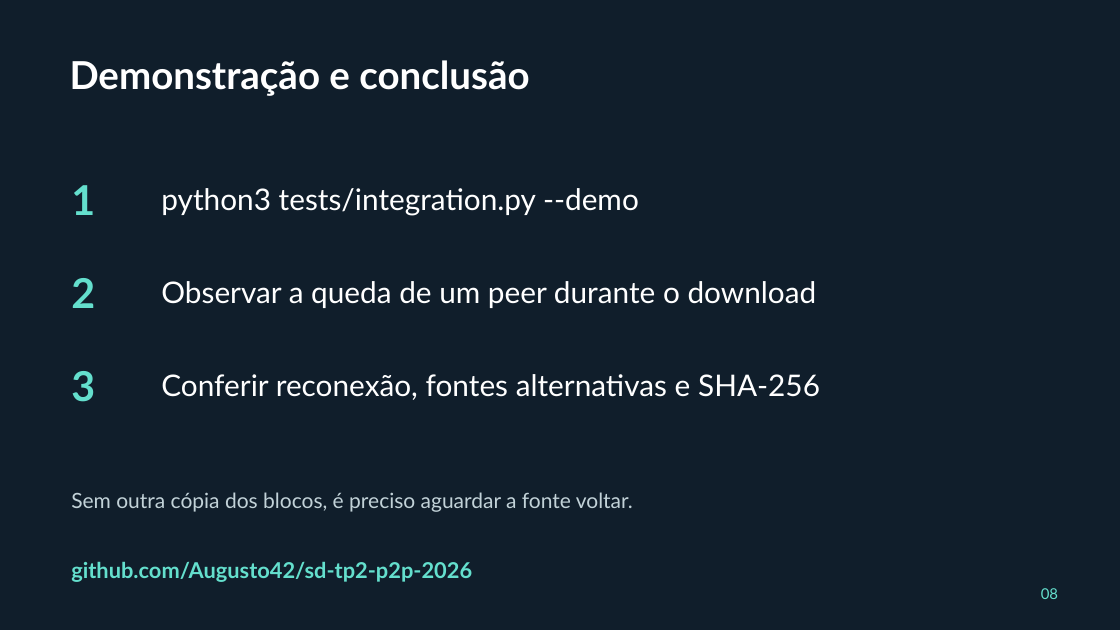
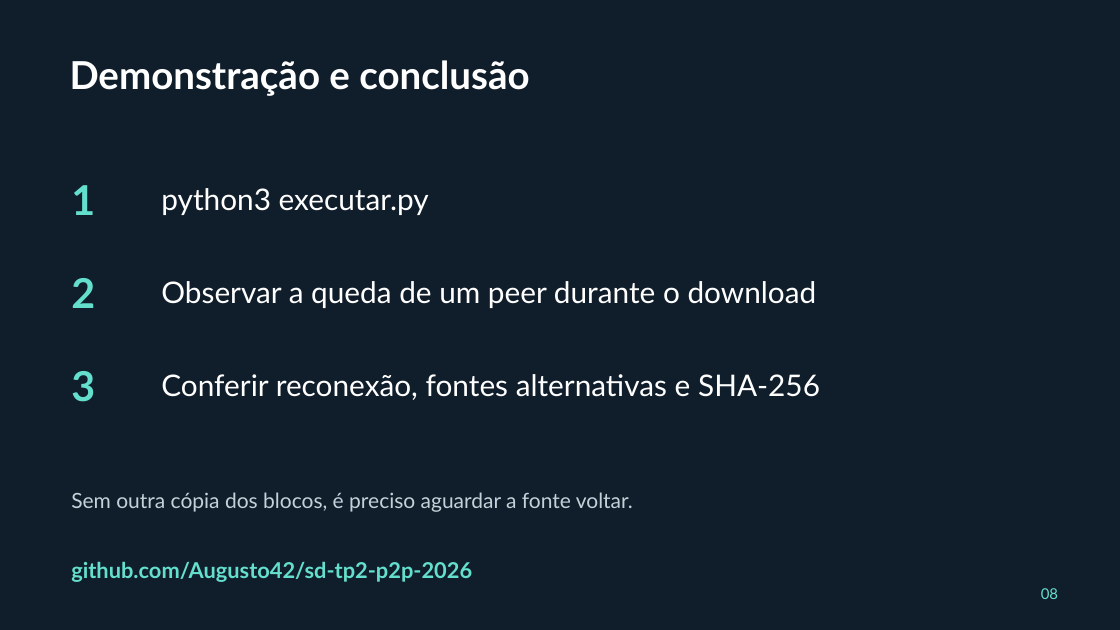
Before and after one commit to Augusto42/sd-tp2-p2p-2026, a slide deck: slide 8 of docs/apresentacao.pptx. Drawn at 1120x630 pixels with LibreOffice and Linux fonts; fonts in the diff are those of the drawing. Boxes give left, top, right and bottom in pixels: in the first picture for what was removed or moved away, otherwise in the second. Text is boxed around its words. In the diff, an @@ line names an element or a change of style, - is before the commit and + after.

```diff
--- a/docs/apresentacao.pptx
+++ b/docs/apresentacao.pptx
@@ text at (161,188,429,215): text changed @@
-python3 tests/integration.py --demo
+python3 executar.py
```
Also in this commit, not shown: 3 other slides changed, 21 other files.
